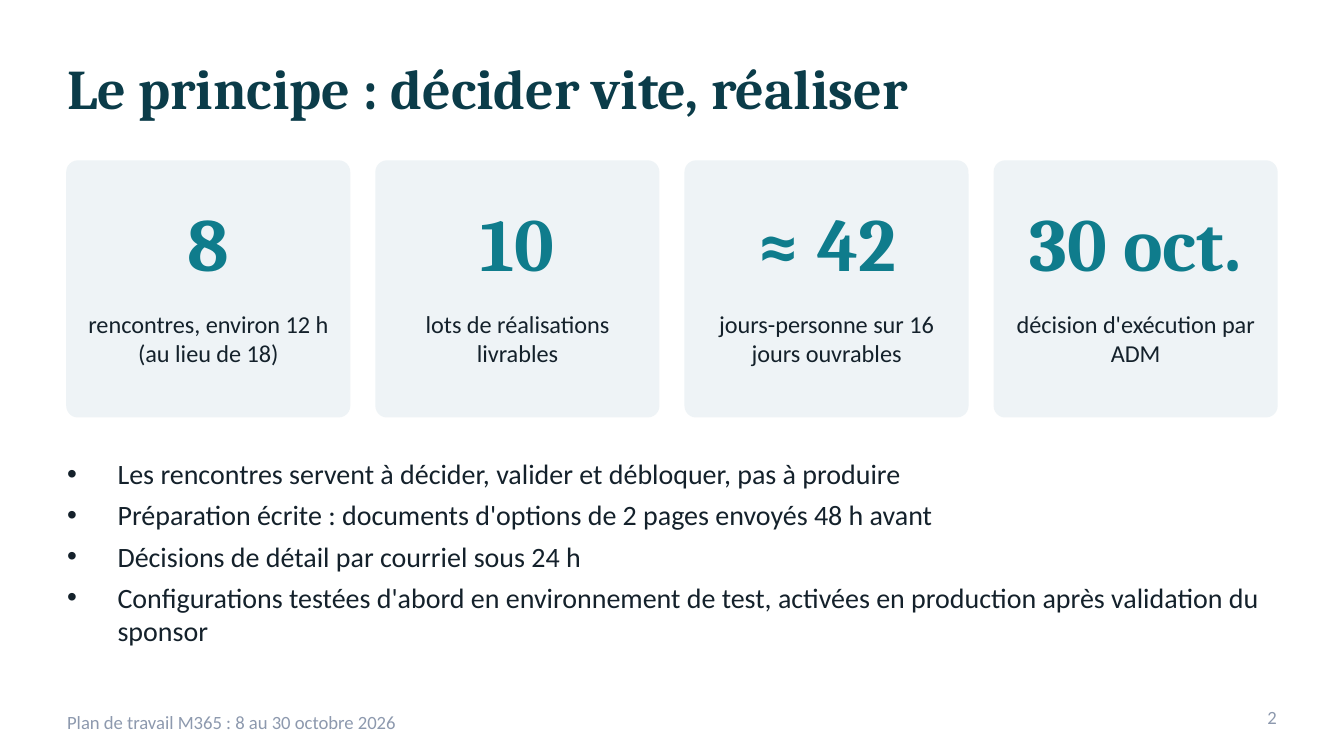
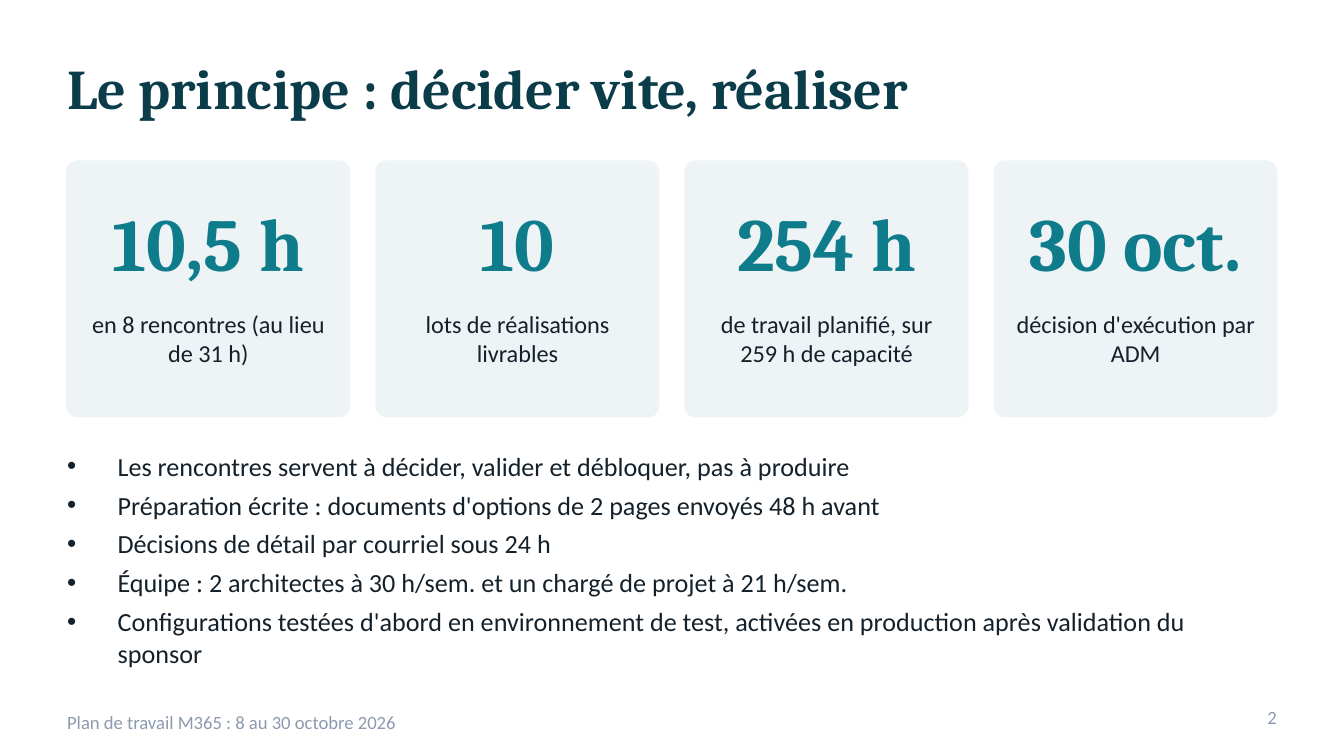
Before and after one commit to SEMTech42/DEV_Copilot, a slide deck: slide 2 of Presentation-Plan-Octobre-M365.pptx. Drawn at 1344x756 pixels with LibreOffice and Linux fonts; fonts in the diff are those of the drawing. Boxes give left, top, right and bottom in pixels: in the first picture for what was removed or moved away, otherwise in the second. Text is boxed around its words. In the diff, an @@ line names an element or a change of style, - is before the commit and + after.

```diff
--- a/Presentation-Plan-Octobre-M365.pptx
+++ b/Presentation-Plan-Octobre-M365.pptx
@@ text at [113,219,304,282]: text changed @@
-8
+10,5 h
@@ text at [737,219,916,272]: text changed @@
-≈ 42
+254 h
@@ text at [92,315,325,365]: text changed @@
-rencontres, environ 12 h (au lieu de 18)
+en 8 rencontres (au lieu de 31 h)
@@ text at [721,316,933,366]: text changed @@
-jours-personne sur 16 jours ouvrables
+de travail planifié, sur 259 h de capacité
@@ text at [118,458,1184,668]: size 15 to 14 pt in "Les rencontres servent à décider, valider et ...", "Préparation écrite : documents d'options de 2 ...", "Décisions de détail par courriel sous 24 ...", "Configurations testées d'abord en environnement de test, ..." @@
@@ text at [118,571,847,597]: paragraph added @@
+• Équipe : 2 architectes à 30 h/sem. et un chargé de projet à 21 h/sem.
```
Also in this commit, not shown: 7 other slides changed, 2 slides added, 1 slide removed, 1 other file.
